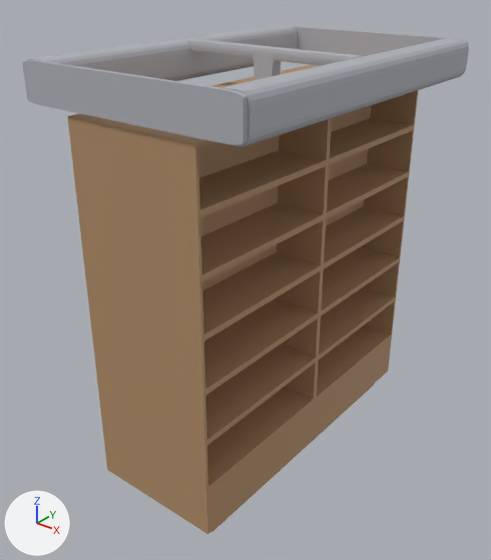
Before and after pictures for a commit that changed the FBX model Assets/Models/Shelf6x2/Shelf6x2.fbx.
Both versions are drawn from a 50 mm camera at (4.45, -5.92, 5.59) aimed at (-0.12, -0.21, 2.05). Lighting does not change. The marker at lower left points along +X, +Y and +Z. Where no turn or scale is listed for an object, it has been applied to the vertices.

Objects in the first picture: 'Lamp', 'Shelf'.
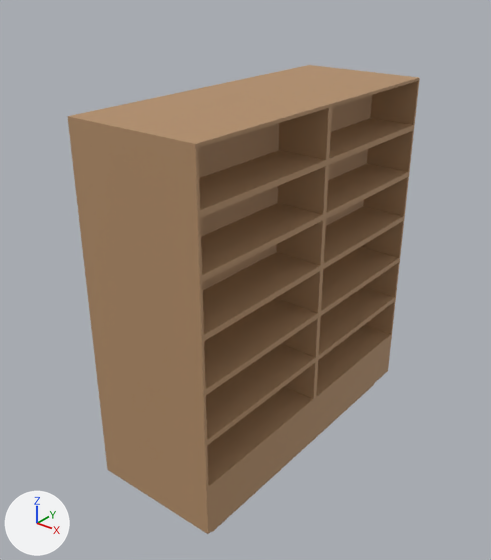
The change, as a diff of the scene's bpy script:
```diff
--- a/Assets/Models/Shelf6x2/Shelf6x2.fbx.py
+++ b/Assets/Models/Shelf6x2/Shelf6x2.fbx.py
@@ ob_lamp @@
-ob_lamp = bpy.data.objects.new('Lamp', me_lampmesh)
-ob_lamp.location = (0.0, 0.0, 4.44)
```

Boxes [x1, y1, x2, y2] around the edits, measured in the pictures (491 x 560 px):
'Lamp', deleted: before [22, 25, 469, 147]
